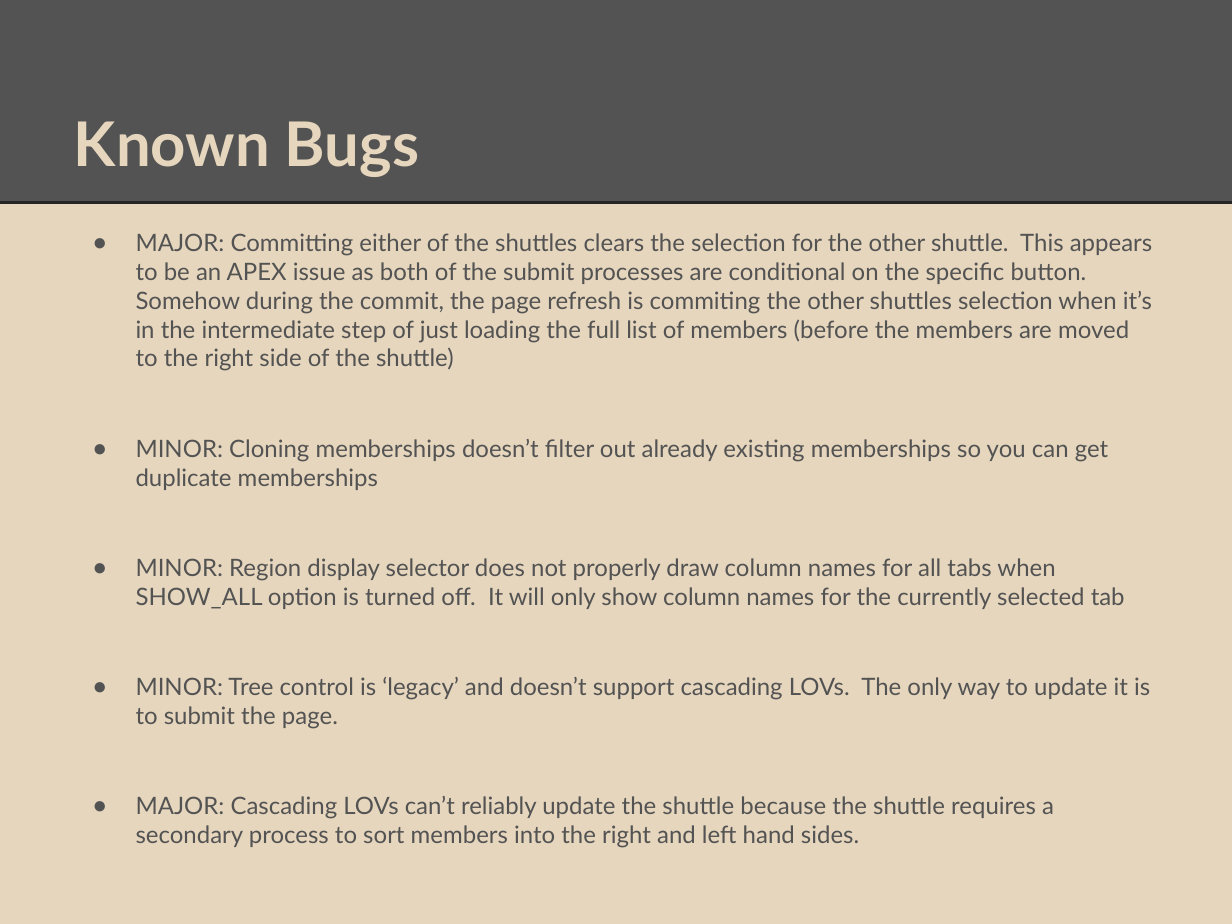
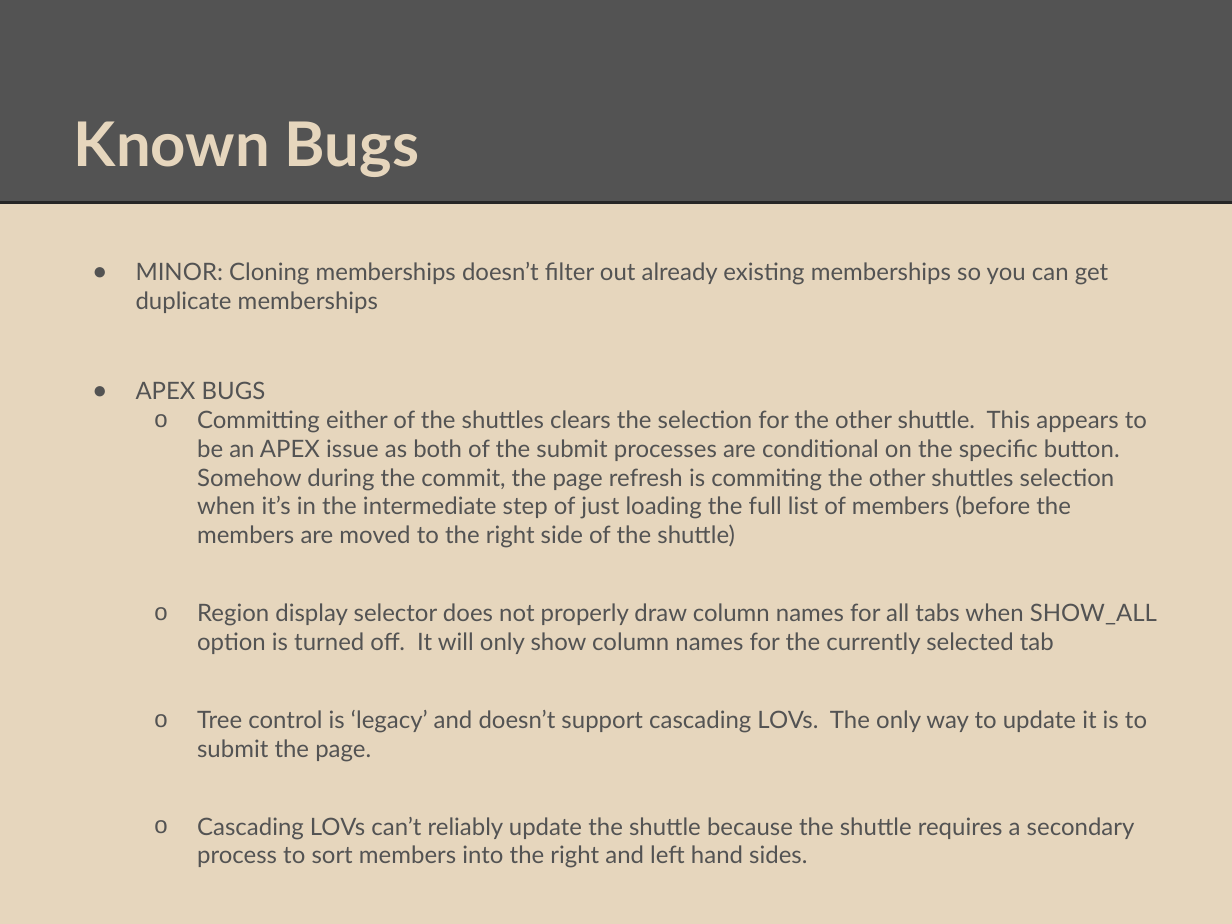
Before and after one commit to srr2224/cs347-notice-list-project, a slide deck: slide 12 of CS347 PROJECT PRESENTATION.pptx. Drawn at 1232x924 pixels with LibreOffice and Linux fonts; fonts in the diff are those of the drawing. Boxes give left, top, right and bottom in pixels: in the first picture for what was removed or moved away, otherwise in the second. Text is boxed around its words. In the diff, an @@ line names an element or a change of style, - is before the commit and + after.

Commit message:
update presentation

```diff
--- a/CS347 PROJECT PRESENTATION.pptx
+++ b/CS347 PROJECT PRESENTATION.pptx
@@ text at box(136, 233, 1152, 371): paragraph removed @@
-● MAJOR: Committing either of the shuttles clears the selection for the other shuttle. This appears to be an APEX issue as both of the submit processes are conditional on the specific button. Somehow during the commit, the page refresh is commiting the other shuttles selection when it’s in the intermediate step of just loading the full list of members (before the members are moved to the right side of the shuttle)
@@ text at box(136, 381, 1157, 868): text changed @@
-● MINOR: Region display selector does not properly draw column names for all tabs when SHOW_ALL option is turned off. It will only show column names for the currently selected tab
-● MINOR: Tree control is ‘legacy’ and doesn’t support cascading LOVs. The only way to update it is to submit the page.
-● MAJOR: Cascading LOVs can’t reliably update the shuttle because the shuttle requires a secondary process to sort members into the right and left hand sides.
+● APEX BUGS
+  o Committing either of the shuttles clears the selection for the other shuttle. This appears to be an APEX issue as both of the submit processes are conditional on the specific button. Somehow during the commit, the page refresh is commiting the other shuttles selection when it’s in the intermediate step of just loading the full list of members (before the members are moved to the right side of the shuttle)
+  o Region display selector does not properly draw column names for all tabs when SHOW_ALL option is turned off. It will only show column names for the currently selected tab
+  o Tree control is ‘legacy’ and doesn’t support cascading LOVs. The only way to update it is to submit the page.
+  o Cascading LOVs can’t reliably update the shuttle because the shuttle requires a secondary process to sort members into the right and left hand sides.
```
Also in this commit, not shown: 1 other file.
